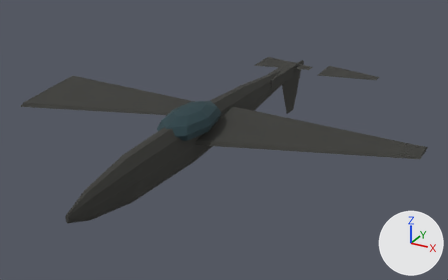
What one commit did to the glTF model game/assets/units/su25_Destroyed.glb.
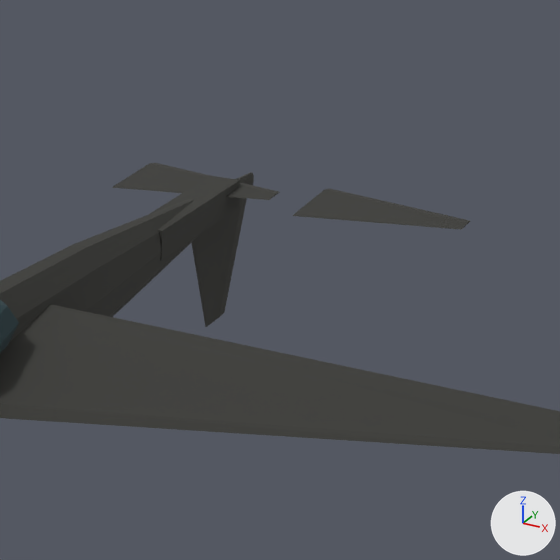
Each version appears first whole from a 50 mm lens placed at (9.83, -17.48, 9.66), pointed at (0.23, -0.03, 0.93), and next in a close-up on the part from 48% to 92% of the width and 0% to 70% of the height. The lights are fixed; the arrows at lower right show +X, +Y and +Z. The last two pictures show the newer version. Where no turn or scale is listed for an object, it has been applied to the vertices.

Script lines for the objects in view, before the commit:
```python
me_elevator_l = bpy.data.meshes.new('Elevator_L')
me_elevator_l.from_pydata(...)  # 8 vertices, 12 faces; spans x 0.0..2.3, y -0.77..0.77, z 0.0..0.05
me_elevator_l.materials.append(mat_burned)  # dark grey #383835
me_elevator_r = bpy.data.meshes.new('Elevator_R')
me_elevator_r.from_pydata(...)  # 8 vertices, 12 faces; spans x 0.0..2.3, y -0.77..0.77, z 0.0..0.05
me_elevator_r.materials.append(mat_burned)  # dark grey #383835
me_rudder = bpy.data.meshes.new('Rudder')
me_rudder.from_pydata(...)  # 8 vertices, 12 faces; spans x 0.0..0.05, y -1.23..1.23, z -2.02..0.0
me_rudder.materials.append(mat_burned)  # dark grey #383835
me_tailboom = bpy.data.meshes.new('TailBoom')
me_tailboom.from_pydata(...)  # a box spanning x -0.24..0.24, y -1.38..1.38, z -0.22..0.22
me_tailboom.materials.append(mat_burned)  # dark grey #383835
ob_elevator_l = bpy.data.objects.new('Elevator_L', me_elevator_l)
ob_elevator_l.location = (-1.44, 6.45, 1.87)
ob_elevator_r = bpy.data.objects.new('Elevator_R', me_elevator_r)
ob_elevator_r.location = (1.44, 6.45, 1.87)
ob_rudder = bpy.data.objects.new('Rudder', me_rudder)
ob_rudder.location = (0.0, 6.45, 1.78)
ob_tailboom = bpy.data.objects.new('TailBoom', me_tailboom)
ob_tailboom.location = (0.0, 5.22, 1.78)
# also in view: 'Wing_R' at (3.45, -0.74, 1.87); 'Fuselage' at (0.0, 0.0, 1.68)
```
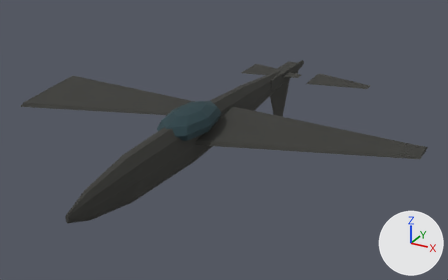
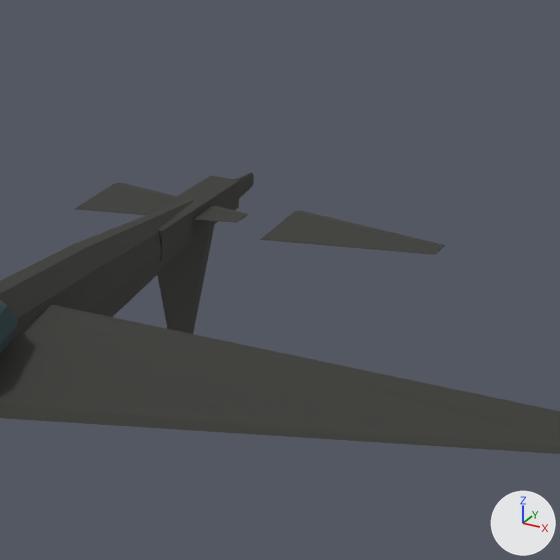
Edits to the bpy script that builds the scene:
```text
Change ob_elevator_l:
    ob_elevator_l.location: (-1.44, 6.45, 1.87) -> (-1.44, 5.22, 1.87)
Change ob_elevator_r:
    ob_elevator_r.location: (1.44, 6.45, 1.87) -> (1.44, 5.22, 1.87)
Change ob_rudder:
    ob_rudder.location: (0.0, 6.45, 1.78) -> (0.0, 5.22, 1.78)
```

Where the change shows, as pixel boxes (x1, y1, x2, y2) in the close-ups (560 x 560 px):
'Elevator_R', moved
    before: (293, 188, 470, 230)
    after: (261, 210, 445, 255)
'Rudder', moved
    before: (191, 180, 247, 327)
    after: (157, 224, 215, 334)
'Elevator_L', moved
    before: (112, 163, 280, 200)
    after: (75, 183, 248, 223)
